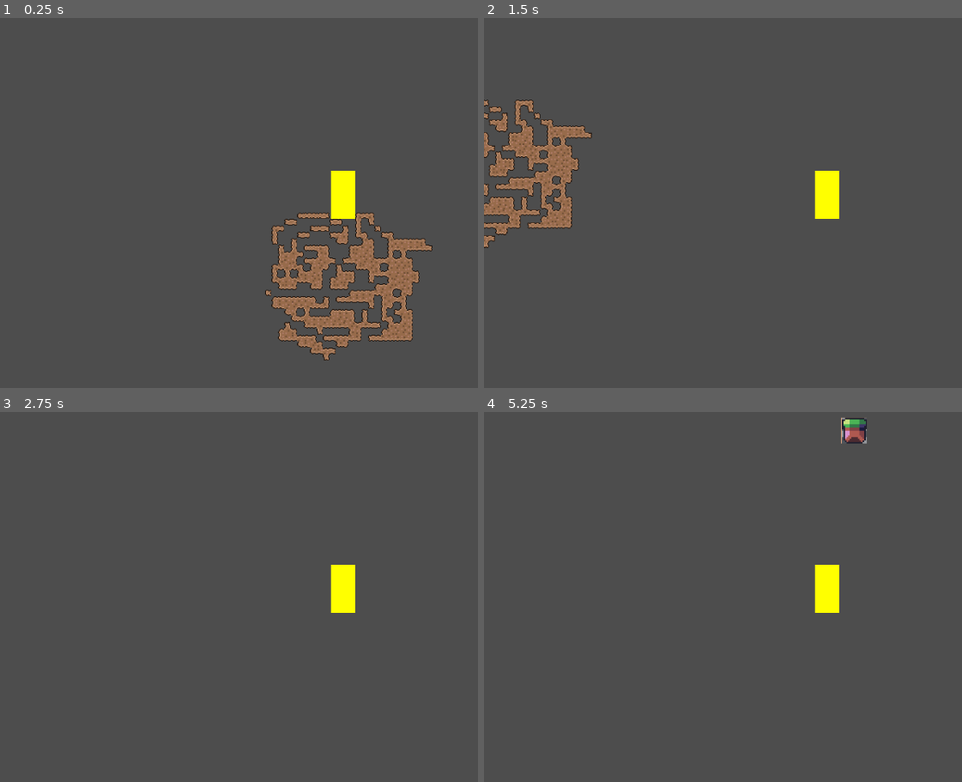
Above: before the commit, frames 1-4 (two rows, left to right).
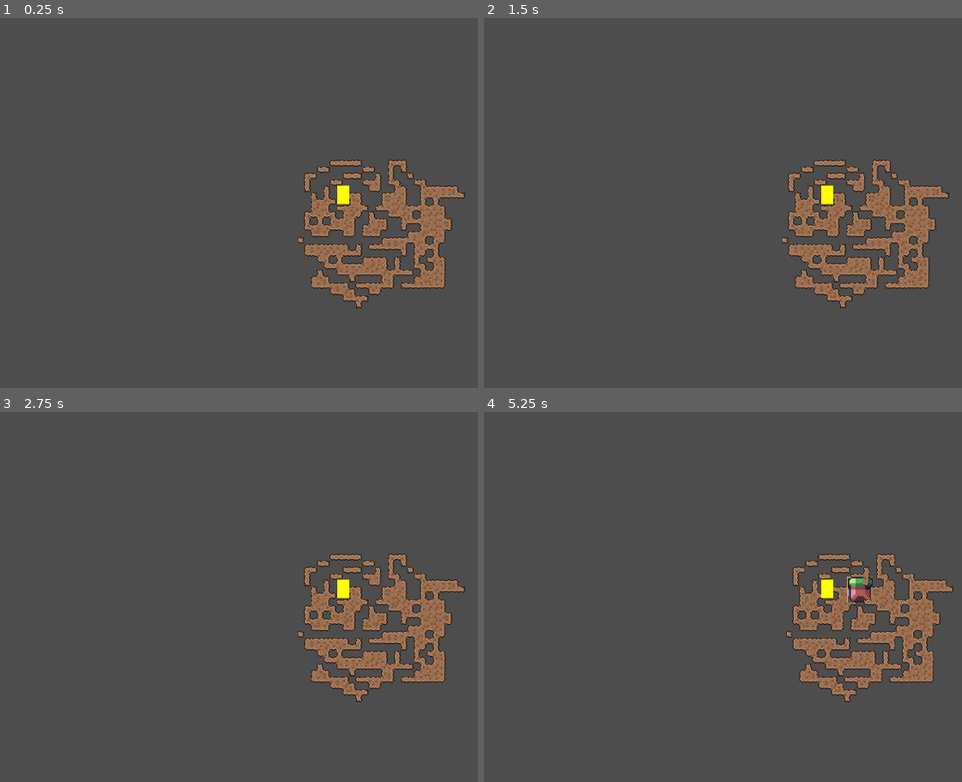
Above: after the commit, the same moments.

Repository: shunlog/godot_platformer
Game: Godot game, scene res://world/test_world.tscn
The game is run twice, just before and just after one commit, with the same random seed, the same clock (stepped at 60 frames per second) and the same inputs.
Inputs (mouse positions are in pixels of both pictures, inside the frame that each line leads up to):
- Up to frame 1 (0.25 s): no input
- Up to frame 2 (1.5 s): tap Enter at 0.5 s; move the mouse to (outside the picture) at 0.52 s; hold D (player_right) from 0.53 s (still down); click (outside the picture) at 0.67 s; tap Space (player_jump) at 0.77 s; move the mouse to (689, 214) at 1.27 s
- Up to frame 3 (2.75 s): tap Space (player_jump) at 1.52, 2 s; move the mouse to (411, 504) at 2.02 s; release D (player_right) at 2.03 s; hold A (player_left) from 2.03 s (still down)
- Up to frame 4 (5.25 s): tap Enter at 2.75, 4.25 s; move the mouse to (794, 667) at 2.77 s; release A (player_left) at 2.78 s; hold D (player_right) 2.78-4.28 s; click (794, 667) at 2.92 s; tap Space (player_jump) at 3.02, 3.5, 3.77, 4.52, 5 s; move the mouse to (outside the picture) at 3.52 s; move the mouse to (622, 530) at 4.27 s; hold A (player_left) 4.28-5.03 s; move the mouse to (861, 589) at 5.02 s; hold D (player_right) from 5.03 s (still down); click (861, 589) at 5.17 s

The runs differ from the first frame. In frame 1, 10% of the frame differs, in the area x 55-98%, y 38-93%; in frame 2, 10%, in the area x 0-98%, y 22-79%; in frame 3, 6.4%; in frame 4, 7.0%.

Commit message:
make player smaller

Diff:
--- a/godot/player/player.tscn
+++ b/godot/player/player.tscn
@@ -3,7 +3,7 @@
 [ext_resource type="Script" path="res://player/player.gd" id="1_mbh66"]
 
 [sub_resource type="RectangleShape2D" id="RectangleShape2D_pkewn"]
-size = Vector2(60, 120)
+size = Vector2(30, 46)
 
 [node name="Player" type="CharacterBody2D"]
 script = ExtResource("1_mbh66")
@@ -12,7 +12,7 @@
 
 [node name="Polygon2D" type="Polygon2D" parent="Sprite"]
 color = Color(1, 1, 0, 1)
-polygon = PackedVector2Array(-30, -60, 30, -60, 30, 60, -30, 60)
+polygon = PackedVector2Array(-15, -23, 15, -23, 15, 23, -15, 23)
 
 [node name="CollisionShape2D" type="CollisionShape2D" parent="."]
 shape = SubResource("RectangleShape2D_pkewn")
